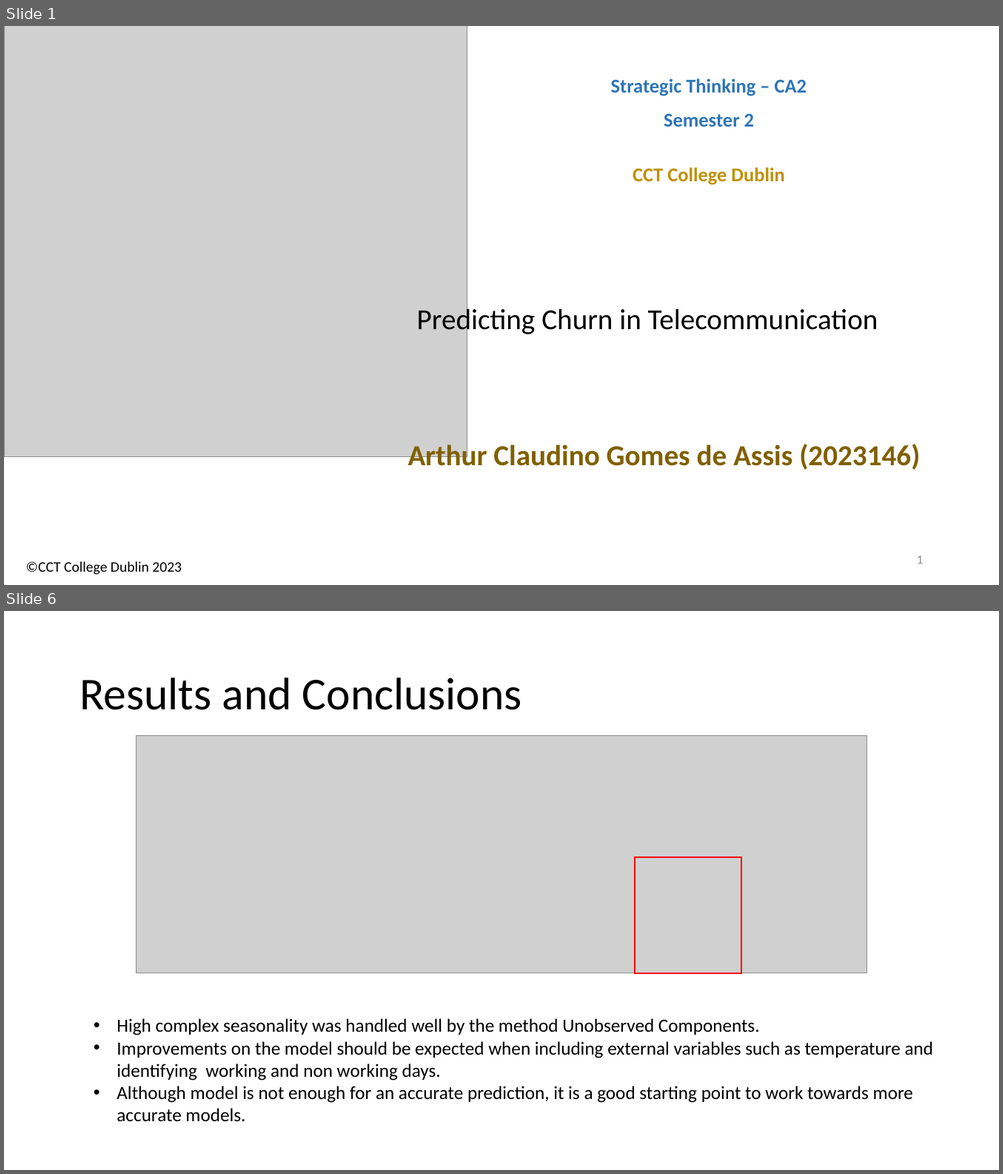
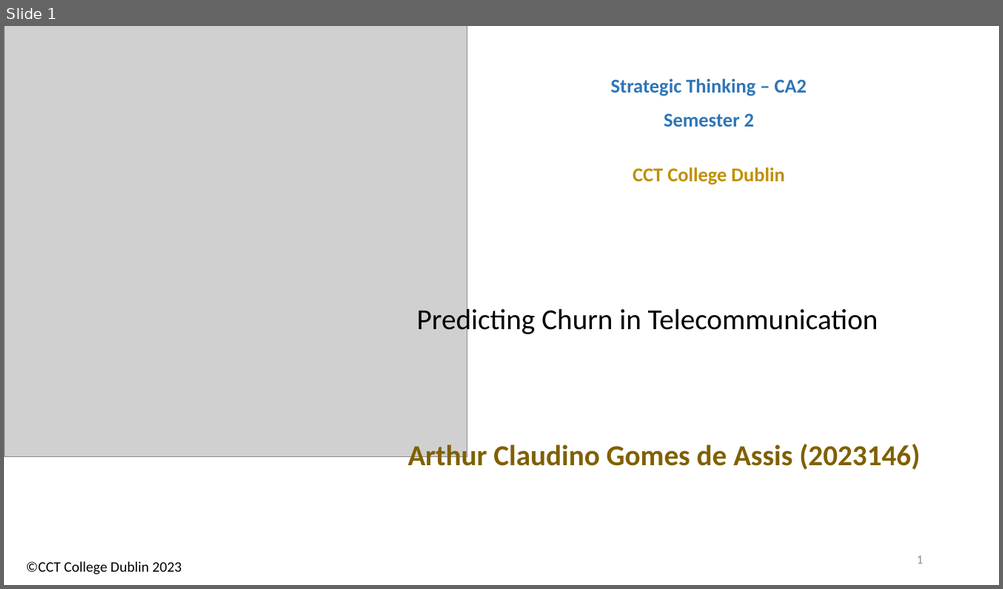
Before and after one commit to arthurcct2023/Python-Predicting-Churn-in-Telecommunication, a slide deck: ArthurAssis_ST_HDip_CA2_Semester2.pptx. Shown one above the other, each under a label of ours: slides 1 and 6 before the commit, slide 1 after it; the slides between them are not shown. The pictures are 1003x1174 and 1003x589 pixels, drawn with LibreOffice and Linux fonts; fonts in the diff are those of the drawing; grey boxes stand for pictures. Boxes give left, top, right and bottom in pixels: in the first picture for what was removed or moved away, otherwise in the second. Text is boxed around its words. In the diff, an @@ line names an element or a change of style, - is before the commit and + after.

```diff
--- a/ArthurAssis_ST_HDip_CA2_Semester2.pptx
+++ b/ArthurAssis_ST_HDip_CA2_Semester2.pptx
@@ slide 6 removed at (x1=4, y1=611, x2=999, y2=1170), background #FFFFFF @@
@@ title removed at (x1=79, y1=678, x2=522, y2=710) @@
-Results and Conclusions
@@ picture removed at (x1=136, y1=735, x2=868, y2=974) @@
@@ rectangle removed at (x1=634, y1=857, x2=740, y2=974) @@
@@ text removed at (x1=116, y1=1019, x2=933, y2=1122) @@
-• High complex seasonality was handled well by the method Unobserved Components.
-• Improvements on the model should be expected when including external variables such as temperature and identifying working and non working days.
-• Although model is not enough for an accurate prediction, it is a good starting point to work towards more accurate models.
```
Also in this commit, not shown: 13 slides added, 4 other slides removed, 8 other files.
